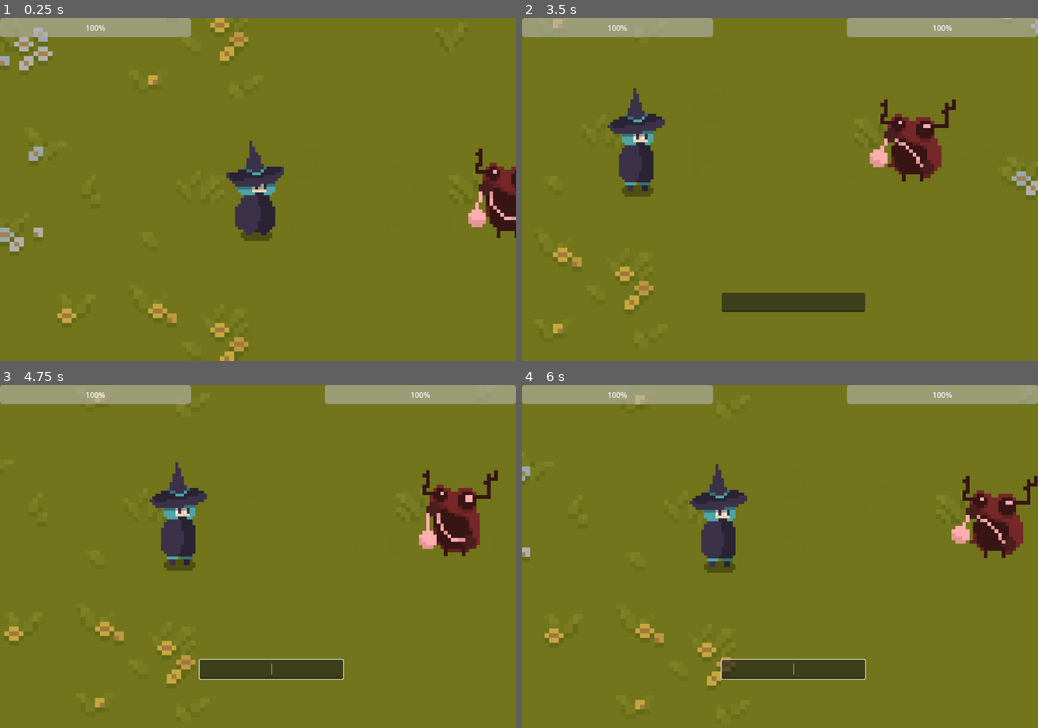
Above: before the commit, frames 1-4 (two rows, left to right).
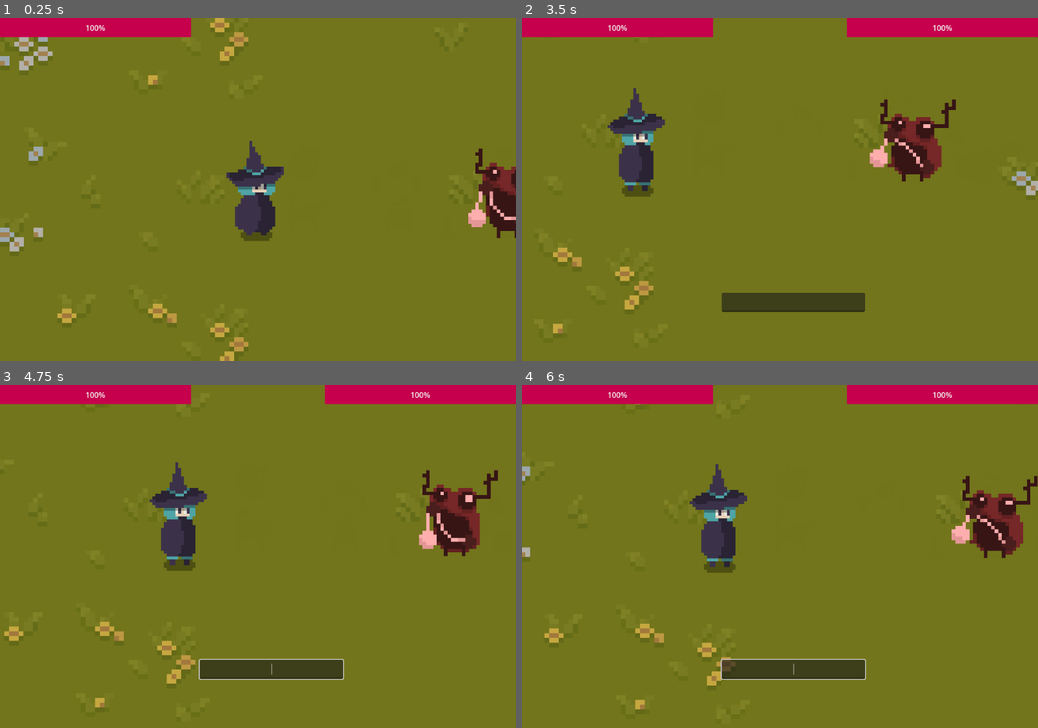
Above: after the commit, the same moments.

Repository: MRluUnity/GodotProject
Game: Godot game, scene res://test/main_test.tscn
Two runs of this game, one before a commit and one after it. Both use one fixed random seed, a clock stepped at 60 frames per second and the inputs below.
Inputs (mouse positions are in pixels of both pictures, inside the frame that each line leads up to):
- Up to frame 1 (0.25 s): no input
- Up to frame 2 (3.5 s): tap Enter (action_accept) at 0.5, 0.6, 1.35, 2.1, 2.85 s; hold D (action_right) 0.53-1.28 s; hold S (action_down) 1.28-2.03 s; hold D (action_right) 2.03-2.78 s; hold W (action_up) from 2.78 s (still down)
- Up to frame 3 (4.75 s): release W (action_up) at 3.5 s; click (273, 669) at 3.52 s; type "12" at 3.6 s; hold A (action_left) from 4.28 s (still down); tap Enter (action_accept) at 4.35 s
- Up to frame 4 (6 s): tap Enter (action_accept) at 5.1, 5.85 s; release A (action_left) at 5.78 s; hold S (action_down) from 5.78 s (still down)

The runs differ from the first frame. In frame 1, 2.1% of the frame differs, in the area x 0-38%, y 0-6%; in frame 2, 4.2%; in frame 3, 4.2%, in the area x 0-100%, y 0-6%; in frame 4, 4.2%.

Commit message:
稍微修改了一丢丢东西
修改了血条的样式（虽然还是很丑就是了）
添加了一个新动画（还没画素材，不过原型阶段也还好啦）

Diff:
--- a/Scenes/enemy_health_bar.tscn
+++ b/Scenes/enemy_health_bar.tscn
@@ -1,6 +1,12 @@
-[gd_scene load_steps=2 format=3 uid="uid://bppu8l7vav1ii"]
+[gd_scene load_steps=4 format=3 uid="uid://bppu8l7vav1ii"]
 
 [ext_resource type="Script" path="res://scripts/ui/enemy_health_bar.gd" id="1_my2nt"]
+
+[sub_resource type="StyleBoxFlat" id="StyleBoxFlat_l3d1s"]
+bg_color = Color(0.94902, 0.356863, 0.580392, 1)
+
+[sub_resource type="StyleBoxFlat" id="StyleBoxFlat_6mkd0"]
+bg_color = Color(0.776471, 0, 0.301961, 1)
 
 [node name="Enemy_Health_Bar" type="Control"]
 layout_mode = 3
@@ -19,4 +25,6 @@
 offset_left = -400.0
 offset_bottom = 40.0
 grow_horizontal = 0
+theme_override_styles/background = SubResource("StyleBoxFlat_l3d1s")
+theme_override_styles/fill = SubResource("StyleBoxFlat_6mkd0")
 value = 100.0
--- a/Scenes/player.tscn
+++ b/Scenes/player.tscn
@@ -1,9 +1,10 @@
-[gd_scene load_steps=12 format=3 uid="uid://dod37ps8ek8p4"]
+[gd_scene load_steps=15 format=3 uid="uid://dod37ps8ek8p4"]
 
 [ext_resource type="Script" path="res://scripts/player/player.gd" id="1_52wnr"]
 [ext_resource type="Texture2D" uid="uid://diou47q2x88yc" path="res://arts/player/B_witch_idle.png" id="2_7c544"]
 [ext_resource type="Texture2D" uid="uid://dcqbde1nu070m" path="res://arts/player/B_witch_attack.png" id="3_4wfbq"]
 [ext_resource type="Texture2D" uid="uid://cmwdd18kco6f3" path="res://arts/player/B_witch_run.png" id="4_okabv"]
+[ext_resource type="Texture2D" uid="uid://dg1ui7v7adi5p" path="res://arts/player/B_witch_take_damage.png" id="5_j8cvv"]
 
 [sub_resource type="CircleShape2D" id="CircleShape2D_j8rgh"]
 radius = 38.0132
@@ -280,10 +281,68 @@
 "values": [Vector2(0, 0)]
 }
 
+[sub_resource type="Animation" id="Animation_svvu1"]
+resource_name = "hit"
+length = 0.6
+tracks/0/type = "value"
+tracks/0/imported = false
+tracks/0/enabled = true
+tracks/0/path = NodePath("Sprite2D:texture")
+tracks/0/interp = 1
+tracks/0/loop_wrap = true
+tracks/0/keys = {
+"times": PackedFloat32Array(0),
+"transitions": PackedFloat32Array(1),
+"update": 1,
+"values": [ExtResource("5_j8cvv")]
+}
+tracks/1/type = "value"
+tracks/1/imported = false
+tracks/1/enabled = true
+tracks/1/path = NodePath("Sprite2D:vframes")
+tracks/1/interp = 1
+tracks/1/loop_wrap = true
+tracks/1/keys = {
+"times": PackedFloat32Array(0),
+"transitions": PackedFloat32Array(1),
+"update": 1,
+"values": [3]
+}
+tracks/2/type = "value"
+tracks/2/imported = false
+tracks/2/enabled = true
+tracks/2/path = NodePath("Sprite2D:frame")
+tracks/2/interp = 1
+tracks/2/loop_wrap = true
+tracks/2/keys = {
+"times": PackedFloat32Array(0, 0.1, 0.2, 0.3, 0.4, 0.5),
+"transitions": PackedFloat32Array(1, 1, 1, 1, 1, 1),
+"update": 1,
+"values": [0, 1, 2, 0, 1, 2]
+}
+tracks/3/type = "value"
+tracks/3/imported = false
+tracks/3/enabled = true
+tracks/3/path = NodePath("Sprite2D:position")
+tracks/3/interp = 1
+tracks/3/loop_wrap = true
+tracks/3/keys = {
+"times": PackedFloat32Array(0),
+"transitions": PackedFloat32Array(1),
+"update": 0,
+"values": [Vector2(0, 0)]
+}
+
+[sub_resource type="Animation" id="Animation_oemtv"]
+resource_name = "dead"
+length = 1.2
+
 [sub_resource type="AnimationLibrary" id="AnimationLibrary_us4v5"]
 _data = {
 "RESET": SubResource("Animation_ht1wv"),
 "attack": SubResource("Animation_d70i5"),
+"dead": SubResource("Animation_oemtv"),
+"hit": SubResource("Animation_svvu1"),
 "idle": SubResource("Animation_io6w8"),
 "run": SubResource("Animation_6xkct")
 }
--- a/Scenes/player_health_bar.tscn
+++ b/Scenes/player_health_bar.tscn
@@ -1,6 +1,12 @@
-[gd_scene load_steps=2 format=3 uid="uid://btuybav277gxg"]
+[gd_scene load_steps=4 format=3 uid="uid://btuybav277gxg"]
 
 [ext_resource type="Script" path="res://scripts/ui/player_health_bar.gd" id="1_8ibq8"]
+
+[sub_resource type="StyleBoxFlat" id="StyleBoxFlat_6ishp"]
+bg_color = Color(0.94902, 0.356863, 0.580392, 1)
+
+[sub_resource type="StyleBoxFlat" id="StyleBoxFlat_w1g2i"]
+bg_color = Color(0.776471, 0, 0.301961, 1)
 
 [node name="Player_Health_Bar" type="Control"]
 layout_mode = 3
@@ -15,4 +21,6 @@
 layout_mode = 0
 offset_right = 400.0
 offset_bottom = 40.0
+theme_override_styles/background = SubResource("StyleBoxFlat_6ishp")
+theme_override_styles/fill = SubResource("StyleBoxFlat_w1g2i")
 value = 100.0
